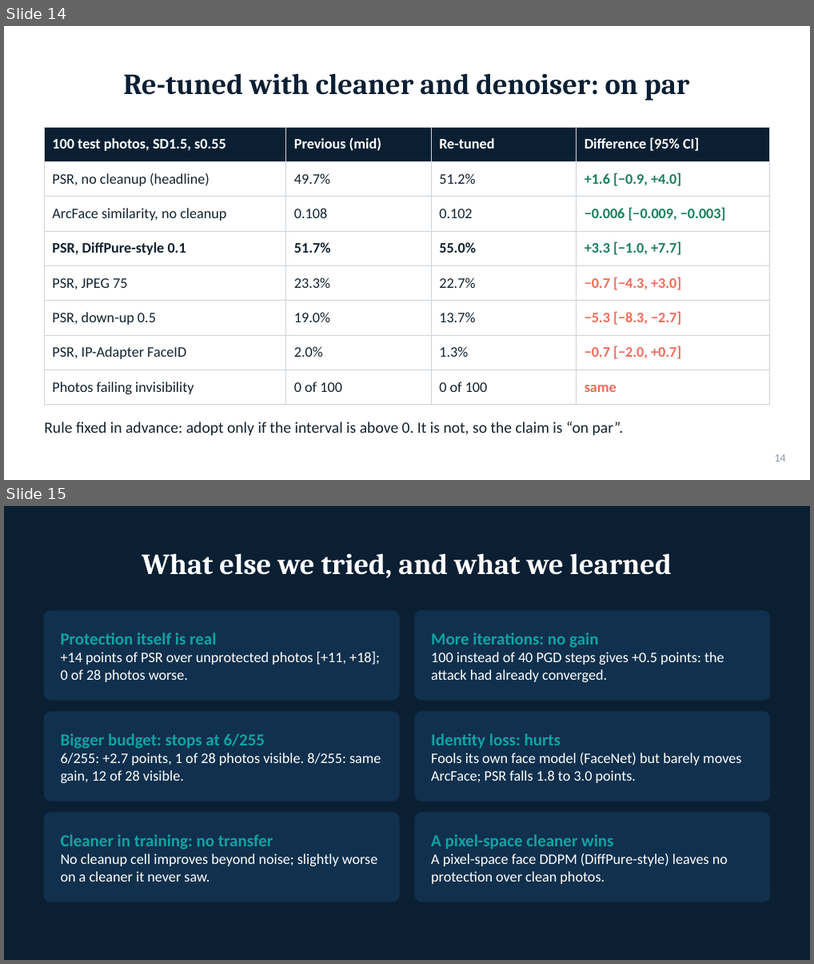
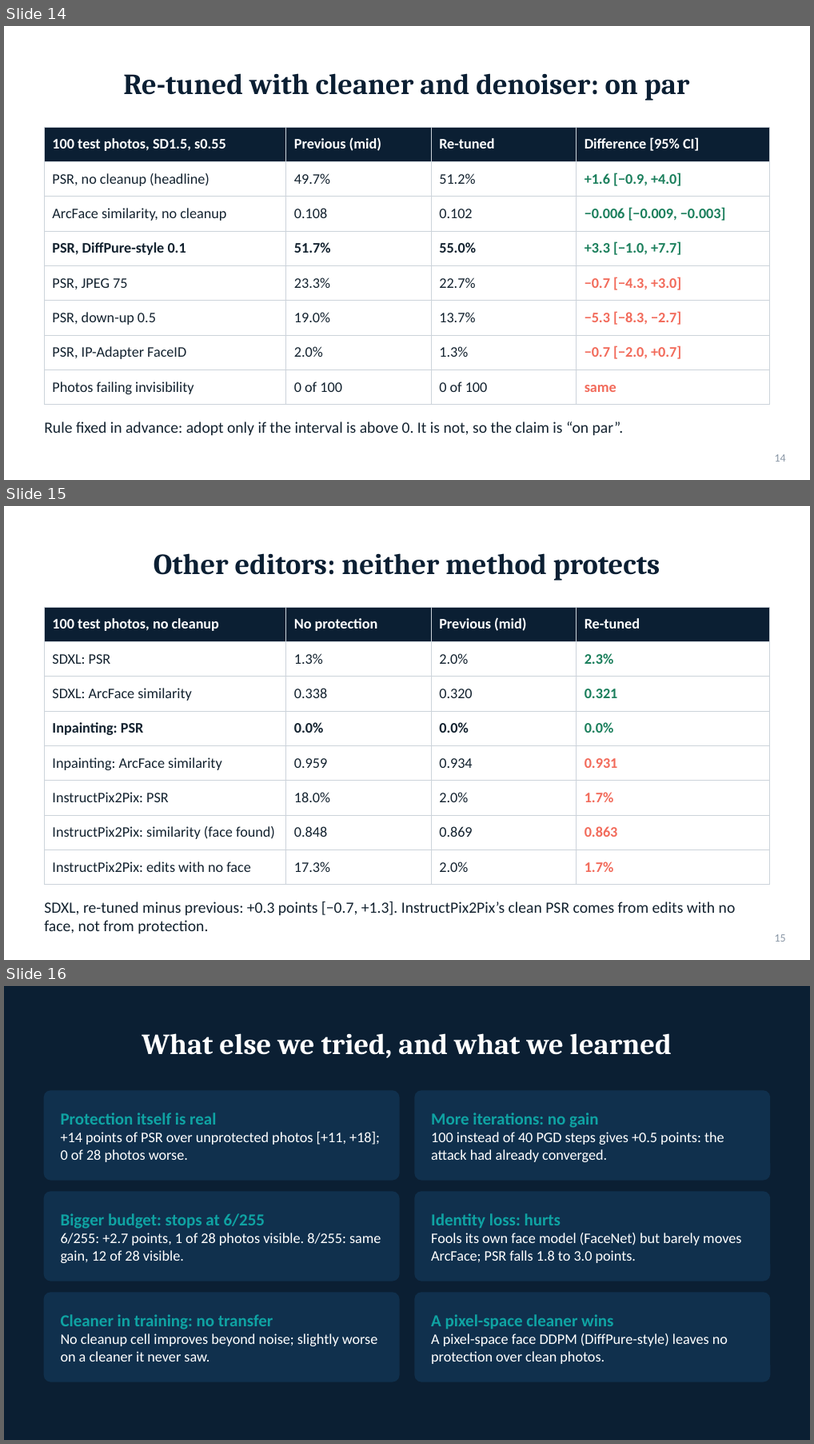
Before and after one commit to Project-DiffShield/DiffShield, a slide deck: reports/DiffShield_v2_presentation.pptx. Shown one above the other, each under a label of ours: slides 14 and 15 before the commit, slides 14, 15 and 16 after it. The pictures are 814x964 and 814x1444 pixels, drawn with LibreOffice and Linux fonts; fonts in the diff are those of the drawing. Boxes give left, top, right and bottom in pixels: in the first picture for what was removed or moved away, otherwise in the second. Text is boxed around its words. In the diff, an @@ line names an element or a change of style, - is before the commit and + after.

Commit message:
deck: add slide on other editors (SDXL, inpainting, InstructPix2Pix)

```diff
--- a/reports/DiffShield_v2_presentation.pptx
+++ b/reports/DiffShield_v2_presentation.pptx
@@ slide 15 added at (4,506,810,960), background #FFFFFF @@
@@ title added at (154,553,660,580), 26 pt, text #0B1F33, bold @@
+Other editors: neither method protects
@@ table added at (44,607,770,875), 8 rows, 4 columns @@
+100 test photos, no cleanup | No protection | Previous (mid) | Re-tuned
+SDXL: PSR | 1.3% | 2.0% | 2.3%
+SDXL: ArcFace similarity | 0.338 | 0.320 | 0.321
+Inpainting: PSR | 0.0% | 0.0% | 0.0%
+Inpainting: ArcFace similarity | 0.959 | 0.934 | 0.931
+InstructPix2Pix: PSR | 18.0% | 2.0% | 1.7%
+InstructPix2Pix: similarity (face found) | 0.848 | 0.869 | 0.863
+InstructPix2Pix: edits with no face | 17.3% | 2.0% | 1.7%
@@ text added at (44,900,736,933), 14 pt, text #13222F @@
+SDXL, re-tuned minus previous: +0.3 points [−0.7, +1.3]. InstructPix2Pix’s clean PSR comes from edits with no face, not from protection.
@@ text added at (775,934,786,941), 10 pt, text #8A97A6 @@
+15
@@ what was slide 15 is now slide 16 @@
```
Also in this commit, not shown: 1 slide changed.
